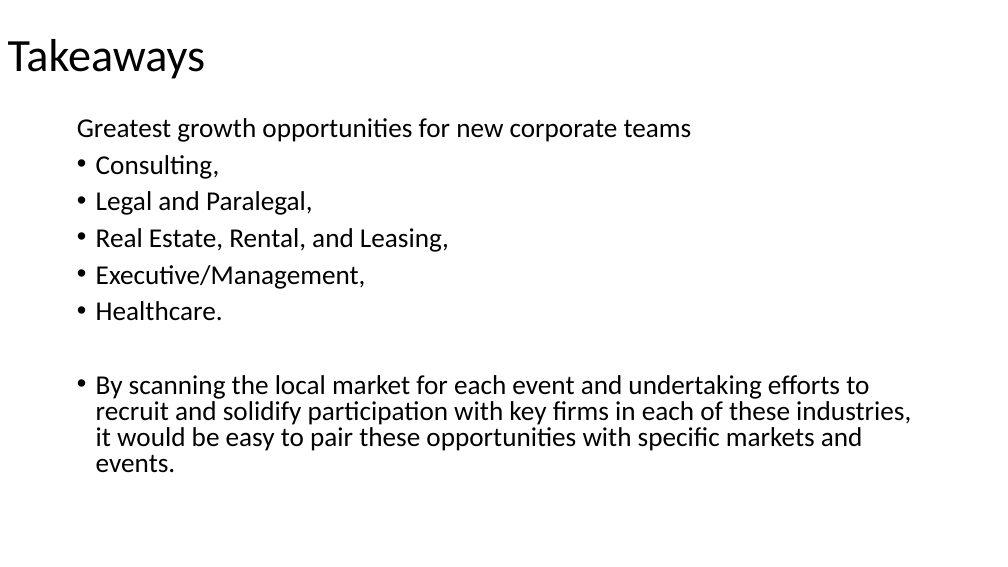
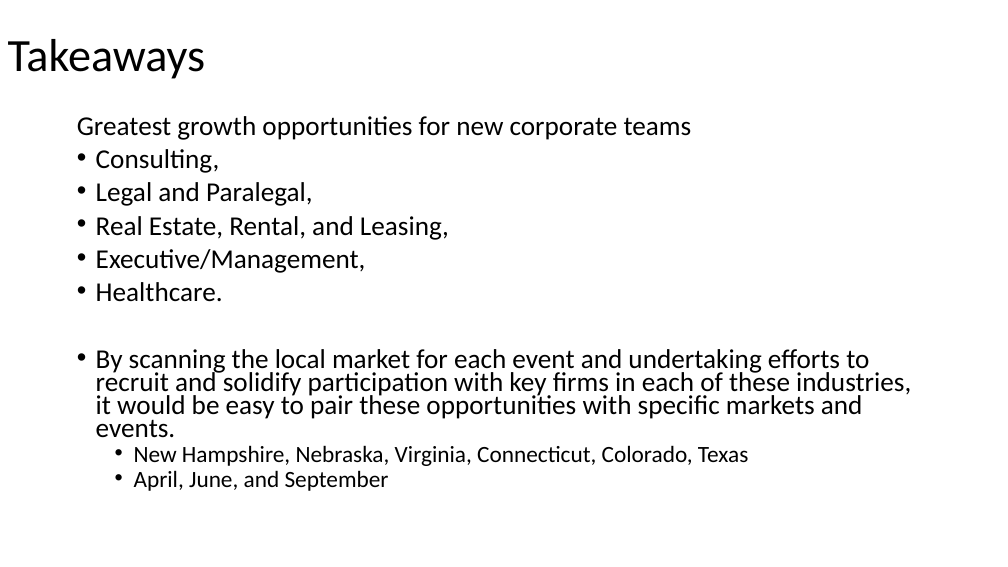
Before and after one commit to mills-jeffreyb/GENBA894, a slide deck: slide 42 of Mills_Jeff_CapstoneProject_Presentation_Final.pptx. Drawn at 1008x567 pixels with LibreOffice and Linux fonts; fonts in the diff are those of the drawing. Boxes give left, top, right and bottom in pixels: in the first picture for what was removed or moved away, otherwise in the second. Text is boxed around its words. In the diff, an @@ line names an element or a change of style, - is before the commit and + after.

```diff
--- a/Mills_Jeff_CapstoneProject_Presentation_Final.pptx
+++ b/Mills_Jeff_CapstoneProject_Presentation_Final.pptx
@@ text at (x1=77, y1=116, x2=911, y2=438): line spacing 0.8 to 0.7 @@
@@ text at (x1=134, y1=445, x2=748, y2=491): paragraphs added @@
+  • New Hampshire, Nebraska, Virginia, Connecticut, Colorado, Texas
+  • April, June, and September
```
Also in this commit, not shown: 1 other file.
